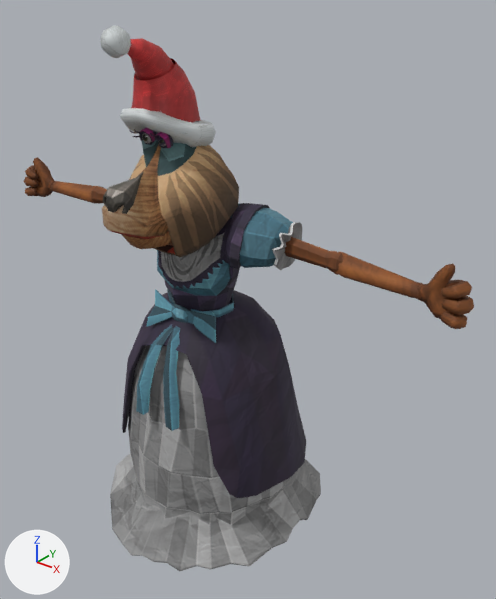
The FBX model src/rawassets/overlays/santa/meshes/lady_mandrill_rig.fbx as it was, and as the next commit left it.
Rendered twice from a 50 mm camera at (1.64, -1.79, 2.15) aimed at (0.15, 0.07, 0.99). The axes (+X, +Y, +Z) are drawn at lower left. The lights are the same throughout. Where no turn or scale is listed for an object, it has been applied to the vertices.

Objects in the first picture: 'Lady_Mandrill_Arm_L', 'Lady_Mandrill_Hand_L', 'Lady_Mandrill_Hand_R', 'Lady_Mandrill_Head', 'Lady_Mandrill_Upperarm_L', 'Lady_Mandrill_Whitedress', 'Lady_Mandrill_ribbon1', 'Lady_Mandrill_upper_Body', 'hat_base', 'hat_brim', 'hat_top', 'polySurface5'.
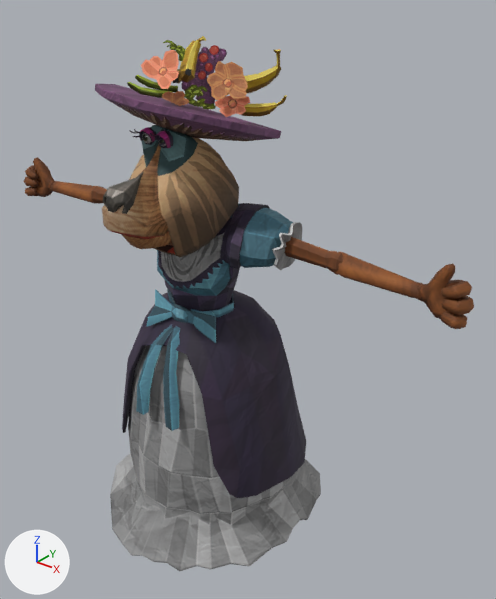
The change in detail:
Mesh me_mesh_008_1 is new.
It has 365 vertices, 282 faces and spans x -0.163..0.23, y -0.273..0.052, z -0.021..0.218.
It uses material mat_blinn2 (picture img_lady_mandrill_d_tga).
Mesh me_mesh_009_1 is new.
It has 38 vertices, 48 faces and spans x -0.31..0.338, y -0.357..0.164, z -0.042..0.151.
It uses material mat_blinn2 (picture img_lady_mandrill_d_tga).
Object 'hat_brim' (ob_hat_brim) is deleted.
Object 'hat_base' (ob_hat_base) is deleted.
Object 'hat_top' (ob_hat_top) is deleted.
Object 'Lady_Mandrill_hatfruit' (ob_lady_mandrill_hatfruit) is new; it shows me_mesh_008_1.
Its location is (0.102, 0.0, 1.729).
Object 'Lady_Mandrill_hat' (ob_lady_mandrill_hat) is new; it shows me_mesh_009_1.
Its location is (-0.014, 0.0, 1.65).

Pixel boxes [x1, y1, x2, y2] of what changed, in the pictures (496 x 599 px):
'Lady_Mandrill_hatfruit', added (orange)
    after: [127, 36, 287, 117]
'Lady_Mandrill_hat', added (purple)
    after: [95, 84, 281, 141]
'hat_base', deleted (red)
    before: [131, 58, 200, 122]
'hat_top', deleted
    before: [100, 26, 175, 81]
'hat_brim', deleted
    before: [120, 108, 216, 147]
